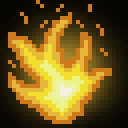
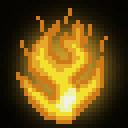
Revision of a layered 128 x 128 image; what changed, layer by layer:
"Layer 5": opacity 100% → 0% over <box>8,0,112,124</box>
showed "Layer 1", painted on it over <box>16,8,108,124</box>
painted on "back" over <box>0,0,128,128</box>
painted on "Background" over <box>0,0,128,128</box>
